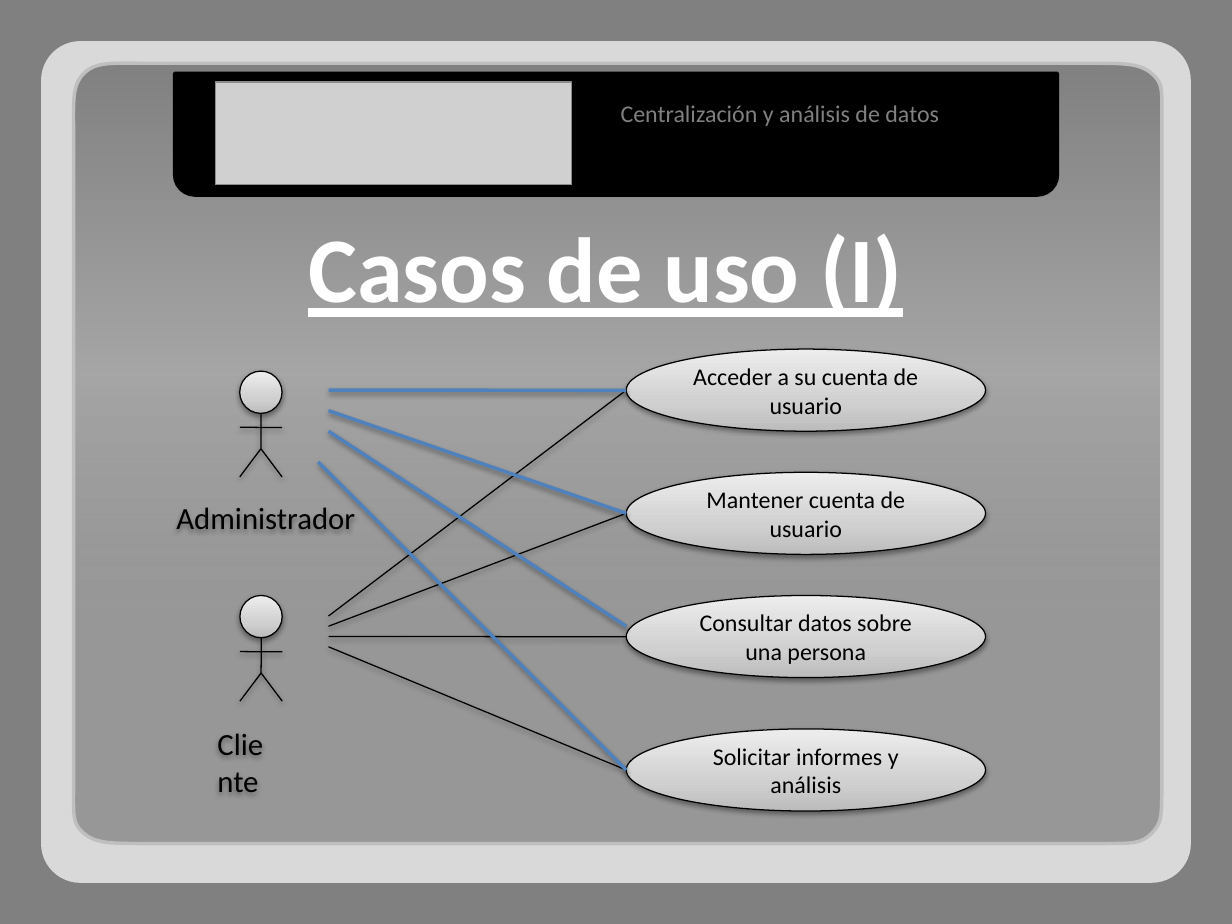
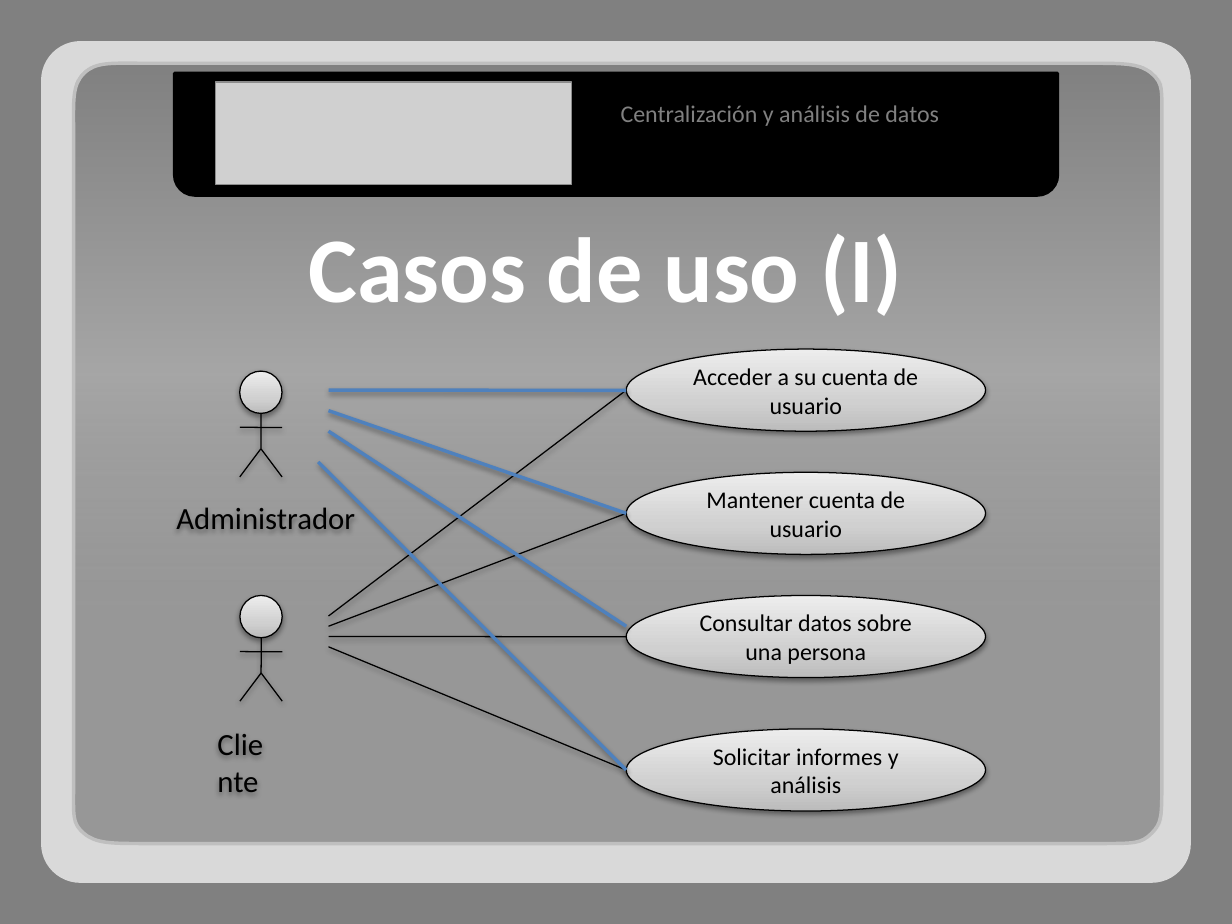
Before and after one commit to adrianachelotti/tallerdesarrollo1ero2011, a slide deck: slide 2 of Presentacion/Tecnica/Presentacion Tecnica.pptx. Drawn at 1232x924 pixels with LibreOffice and Linux fonts; fonts in the diff are those of the drawing; grey boxes stand for pictures. Boxes give left, top, right and bottom in pixels: in the first picture for what was removed or moved away, otherwise in the second. Text is boxed around its words. In the diff, an @@ line names an element or a change of style, - is before the commit and + after.

```diff
--- a/Presentacion/Tecnica/Presentacion Tecnica.pptx
+++ b/Presentacion/Tecnica/Presentacion Tecnica.pptx
@@ text "Casos de uso (I)" at bbox=[308, 234, 902, 316]: underline off @@
```
Also in this commit, not shown: 6 other slides changed.
